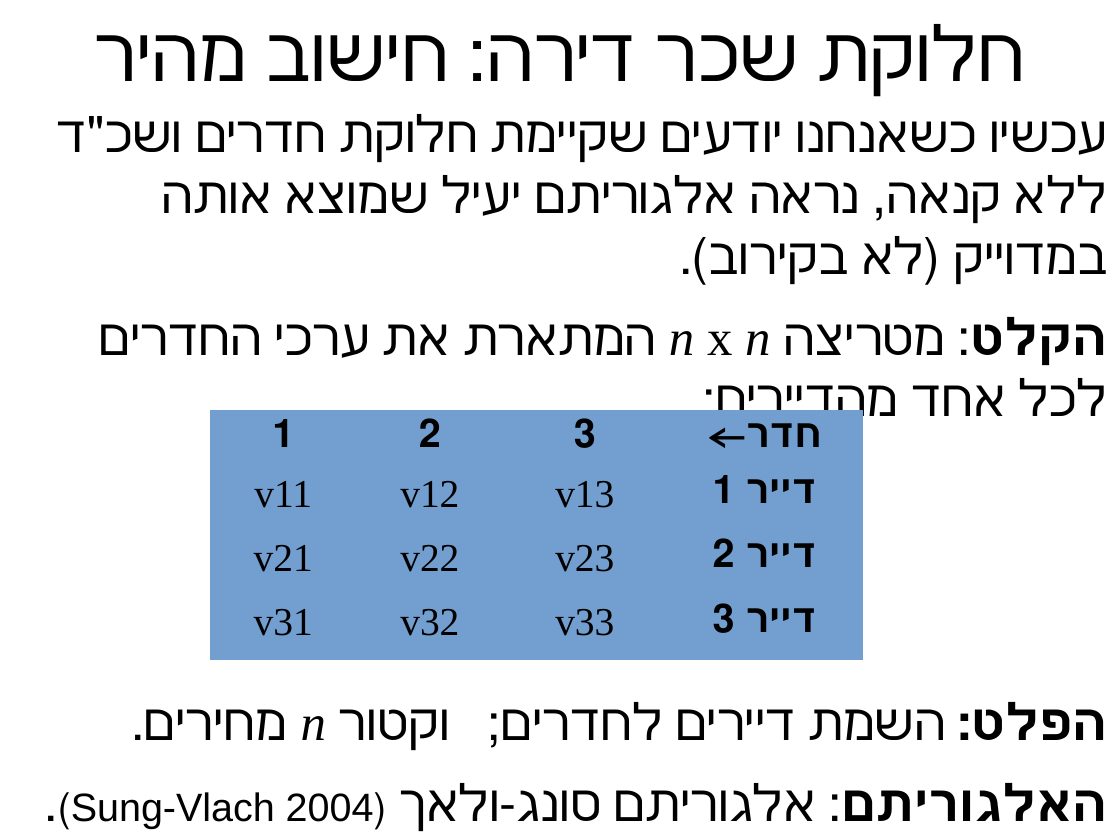
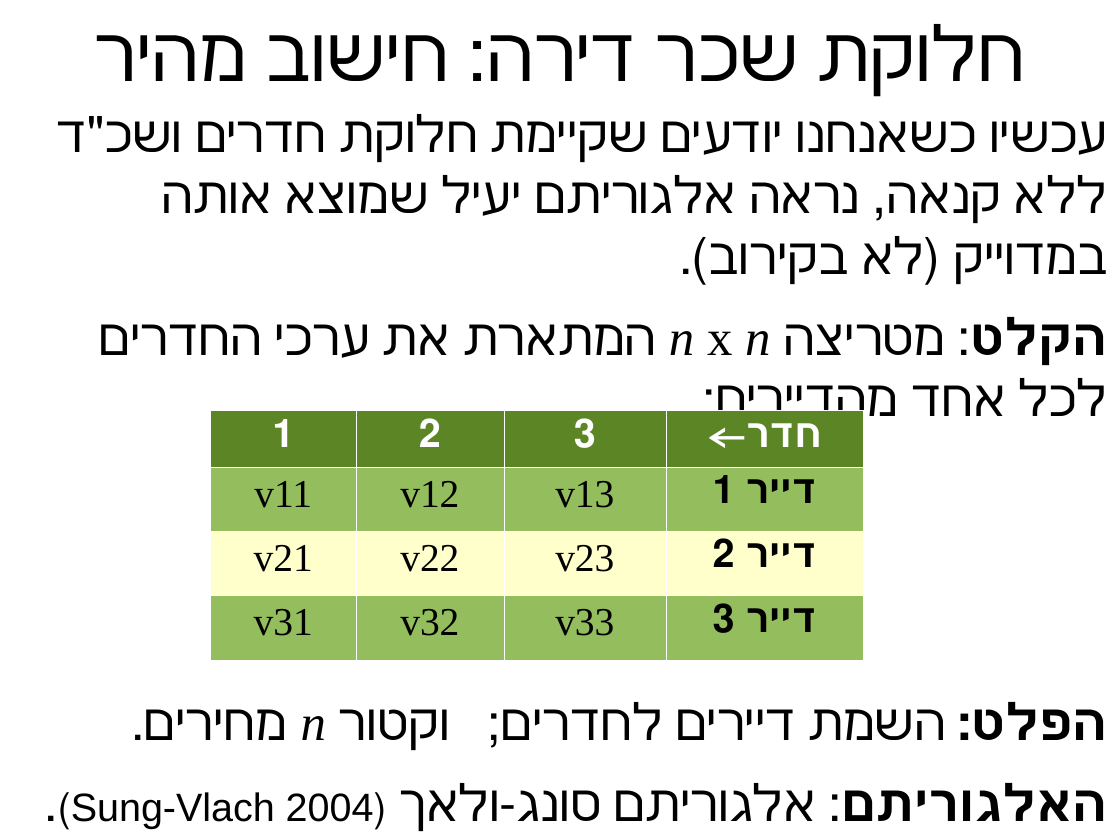
Before and after one commit to erelsgl-at-ariel/algorithms-5782, a slide deck: slide 12 of 03-rental-harmony/slides-1-rent.odp. Drawn at 1120x840 pixels with LibreOffice and Linux fonts; fonts in the diff are those of the drawing. Boxes give left, top, right and bottom in pixels: in the first picture for what was removed or moved away, otherwise in the second. Text is boxed around its words. In the diff, an @@ line names an element or a change of style, - is before the commit and + after.

```diff
--- a/03-rental-harmony/slides-1-rent.odp
+++ b/03-rental-harmony/slides-1-rent.odp
@@ table at box(210, 411, 864, 660) @@
@@ fill #729FCF to #5C8526 in row 1 @@
@@ fill #729FCF to #94BD5E in 8 cells @@
@@ fill #729FCF to #FFFFCC in row 3 @@
@@ text colour #000000 to #FFFFFF in "1", "2", "3", "חדר←" @@
@@ borders changed @@
```
Also in this commit, not shown: 8 other slides changed, 8 other files.
